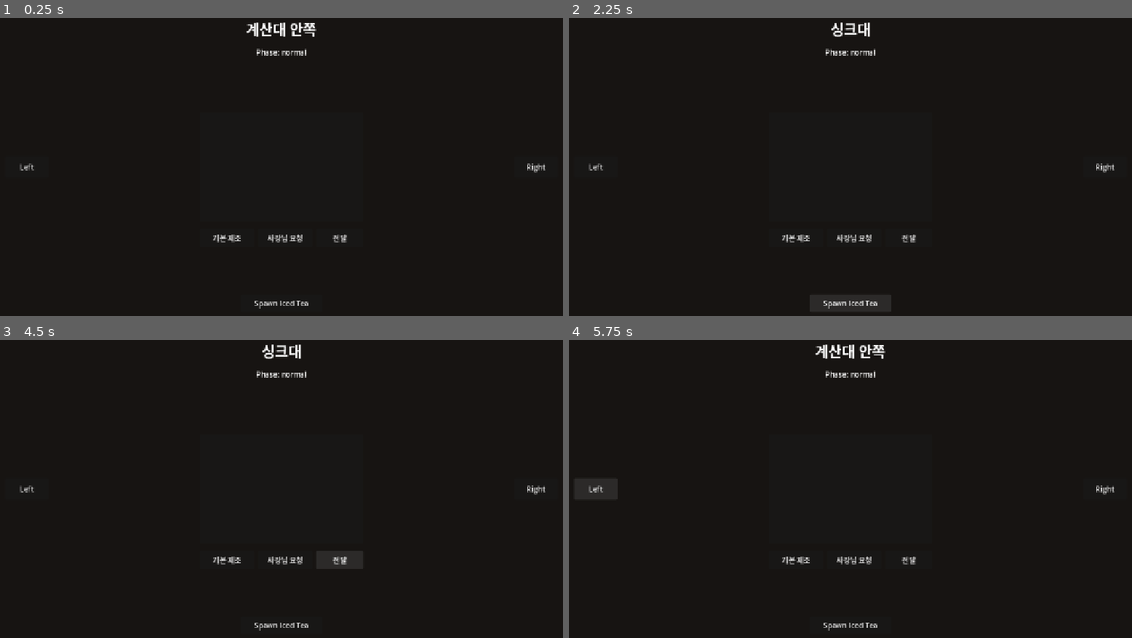
Above: before the commit, frames 1-4 (two rows, left to right).
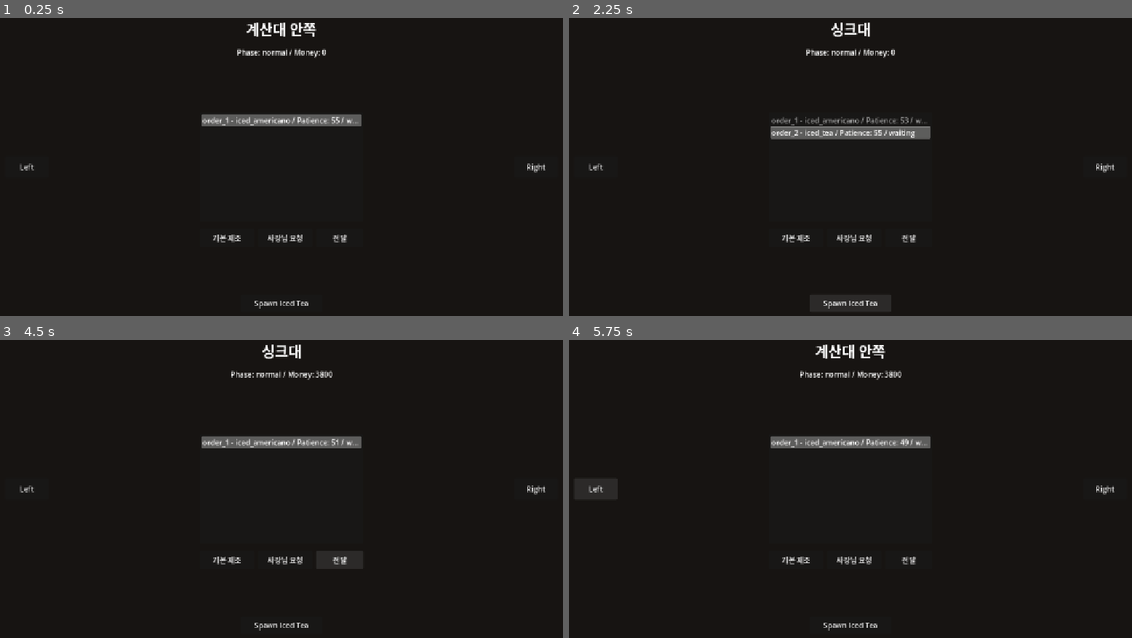
Above: after the commit, the same moments.

Repository: jeoungan/Lunch_in_cafe
Game: Godot game, scene res://scenes/main/Main.tscn
Same seed, same stepped clock (60 frames per second), same inputs: the game is played once before the commit and once after it.
Inputs:
- Up to frame 1 (0.25 s): no input
- Up to frame 2 (2.25 s): click "Left" at 0.5 s; click "Right" at 1.25 s; click "Spawn Iced Tea" at 2 s
- Up to frame 3 (4.5 s): click "기본 제조" at 2.75 s; click "사장님 요청" at 3.5 s; click "전달" at 4.25 s
- Up to frame 4 (5.75 s): click "Left" at 5 s

The runs differ from the first frame. In frame 1, 1.4% of the frame differs, in the area x 35-65%, y 10-37%; in frame 2, 1.8%, in the area x 35-65%, y 10-41%; in frame 3, 1.4%; in frame 4, 1.4%.
Error before the commit: Parse Error: Cannot infer the type of "reduction" variable because the value doesn't have a set type. (res://src/core/boss_queue.gd:45)

Commit message:
fix: satisfy Godot boss queue typing

Diff:
--- a/src/core/boss_queue.gd
+++ b/src/core/boss_queue.gd
@@ -34,19 +34,20 @@
 		_current = _pending.pop_front()
 	if _current.is_empty():
 		return
-	_current["remaining"] = max(0.0, _current["remaining"] - delta_seconds)
-	if _current["remaining"] <= 0.0:
+	_current["remaining"] = max(0.0, float(_current["remaining"]) - delta_seconds)
+	if float(_current["remaining"]) <= 0.0:
 		_completed.append(_current)
 		_current = {}
 
 func assist_current_task(strength: float) -> void:
 	if _current.is_empty():
 		return
-	var reduction := clamp(strength, 0.0, 1.0) * _current["duration"] * 0.25
-	_current["remaining"] = max(0.0, _current["remaining"] - reduction)
+	var duration: float = float(_current["duration"])
+	var reduction: float = clamp(strength, 0.0, 1.0) * duration * 0.25
+	_current["remaining"] = max(0.0, float(_current["remaining"]) - reduction)
 
 func collect_completed() -> Array[Dictionary]:
-	var result := _completed.duplicate(true)
+	var result: Array[Dictionary] = _completed.duplicate(true)
 	_completed.clear()
 	return result
 
@@ -63,5 +64,5 @@
 
 func _duration_for(action: String) -> float:
 	if DURATIONS.has(action):
-		return DURATIONS[action]
+		return float(DURATIONS[action])
 	return 5.0
--- a/tests/test_boss_queue.gd
+++ b/tests/test_boss_queue.gd
@@ -24,9 +24,9 @@
 	var queue = load("res://src/core/boss_queue.gd").new()
 	queue.enqueue("order_1", "pull_espresso")
 	queue.tick(0.1)
-	var before := queue.current_task()["remaining"]
+	var before: float = queue.current_task()["remaining"]
 	queue.assist_current_task(0.5)
-	var after := queue.current_task()["remaining"]
+	var after: float = queue.current_task()["remaining"]
 	if not after < before:
 		return "Assist should reduce remaining time"
 	return ""
@@ -35,7 +35,7 @@
 	var queue = load("res://src/core/boss_queue.gd").new()
 	queue.enqueue("order_1", "pull_espresso")
 	queue.tick(99.0)
-	var completed := queue.collect_completed()
+	var completed: Array[Dictionary] = queue.collect_completed()
 	if completed.size() != 1:
 		return "One completed boss task expected"
 	if completed[0]["action"] != "pull_espresso":
@@ -58,7 +58,7 @@
 	queue.enqueue("order_1", "pull_espresso")
 	if queue.pending_count() != 0:
 		return "Duplicate completed boss task should be ignored until collected"
-	var completed := queue.collect_completed()
+	var completed: Array[Dictionary] = queue.collect_completed()
 	if completed.size() != 1:
 		return "Only the original completed boss task should be collected"
 	return ""
